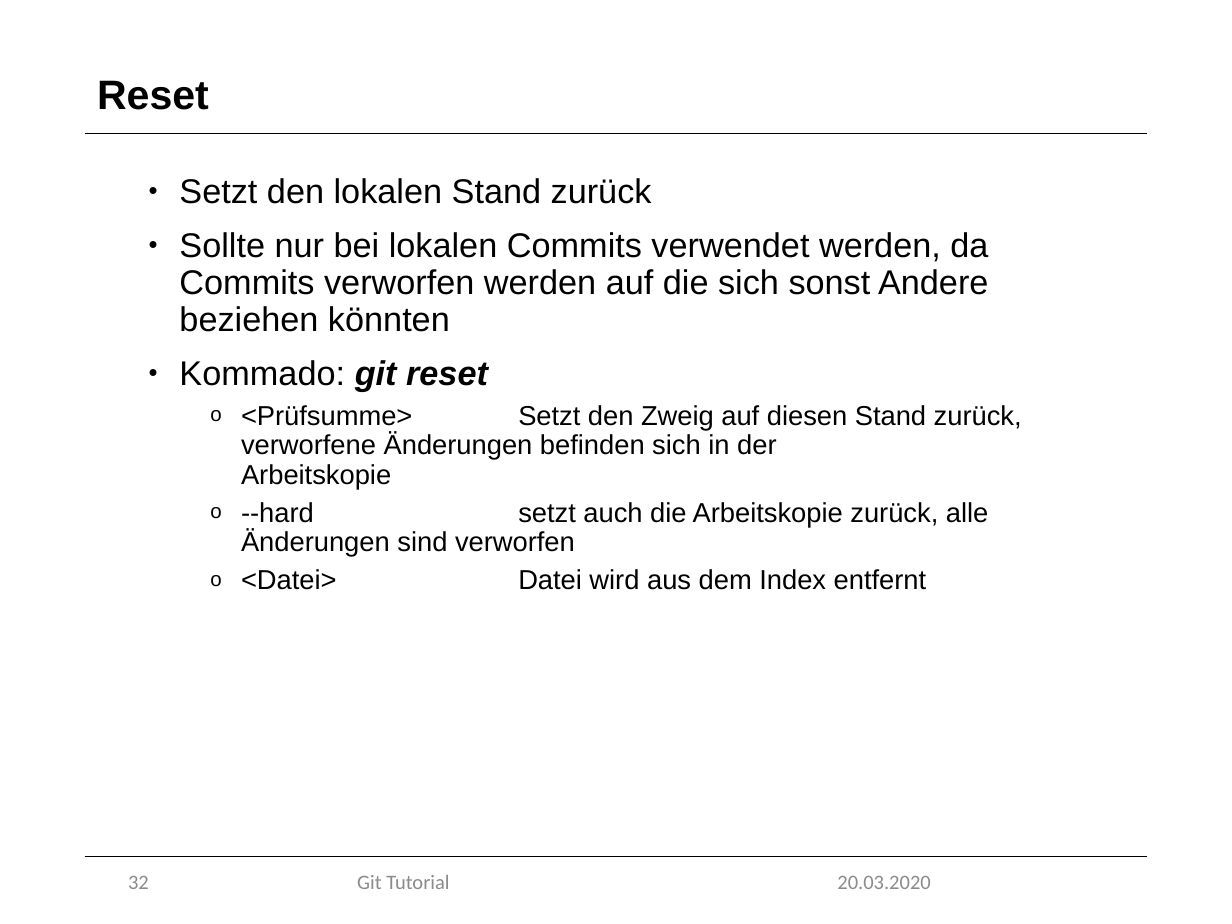
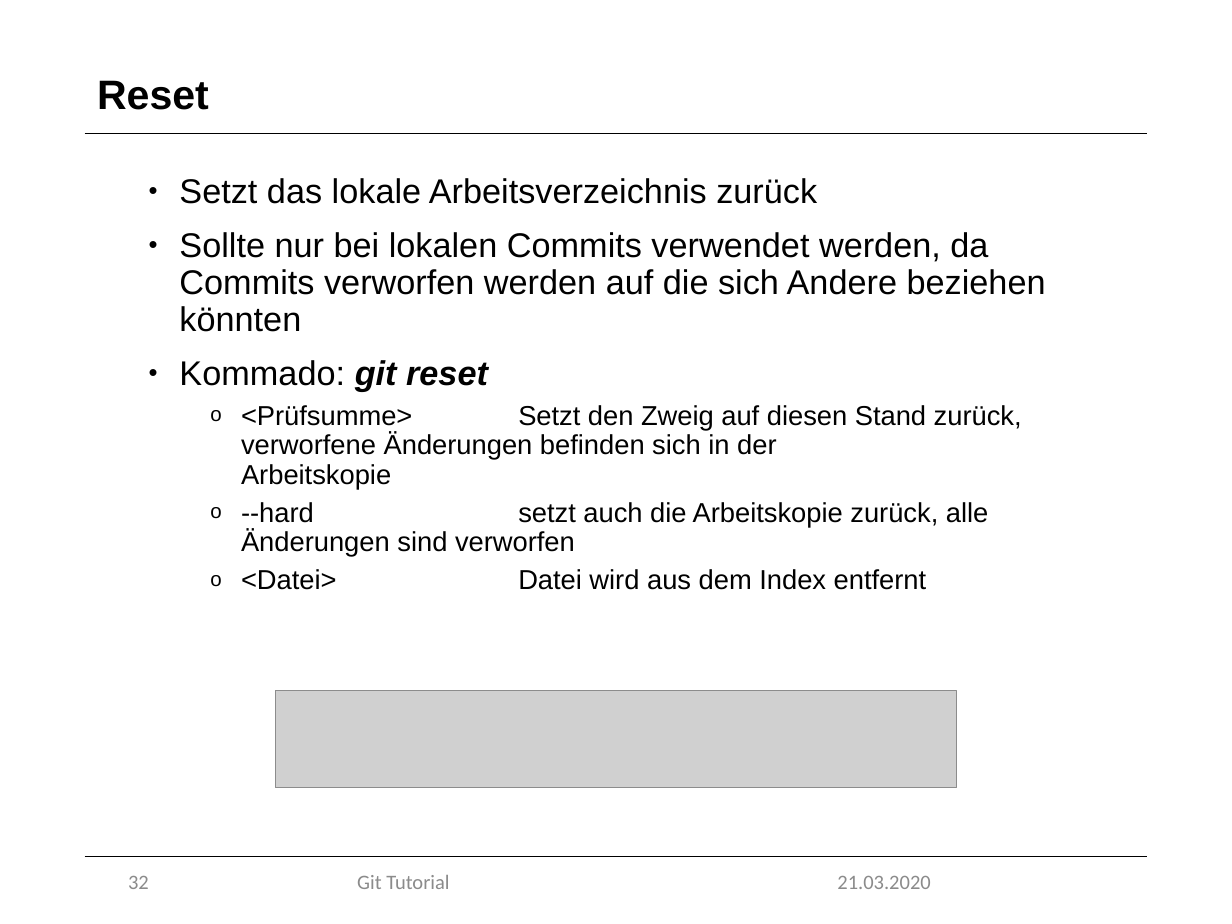
Before and after one commit to marcretzlaff/projektarbeit, a slide deck: slide 32 of Präsentation-90min/Präsentation-90min.pptx. Drawn at 1232x924 pixels with LibreOffice and Linux fonts; fonts in the diff are those of the drawing; grey boxes stand for pictures; background and template pictures are left out. Boxes give left, top, right and bottom in pixels: in the first picture for what was removed or moved away, otherwise in the second. Text is boxed around its words. In the diff, an @@ line names an element or a change of style, - is before the commit and + after.

```diff
--- a/Präsentation-90min/Präsentation-90min.pptx
+++ b/Präsentation-90min/Präsentation-90min.pptx
@@ text at bbox=[179, 178, 1046, 332]: text changed @@
-• Setzt den lokalen Stand zurück
-• Sollte nur bei lokalen Commits verwendet werden, da Commits verworfen werden auf die sich sonst Andere beziehen könnten
+• Setzt das lokale Arbeitsverzeichnis zurück
+• Sollte nur bei lokalen Commits verwendet werden, da Commits verworfen werden auf die sich Andere beziehen könnten
@@ picture added at bbox=[275, 691, 956, 788] @@
@@ text at bbox=[837, 876, 930, 889]: text changed @@
-20.03.2020
+21.03.2020
```
Also in this commit, not shown: 27 other slides changed, 4 slides added, 5 slides removed, 1 other file.
